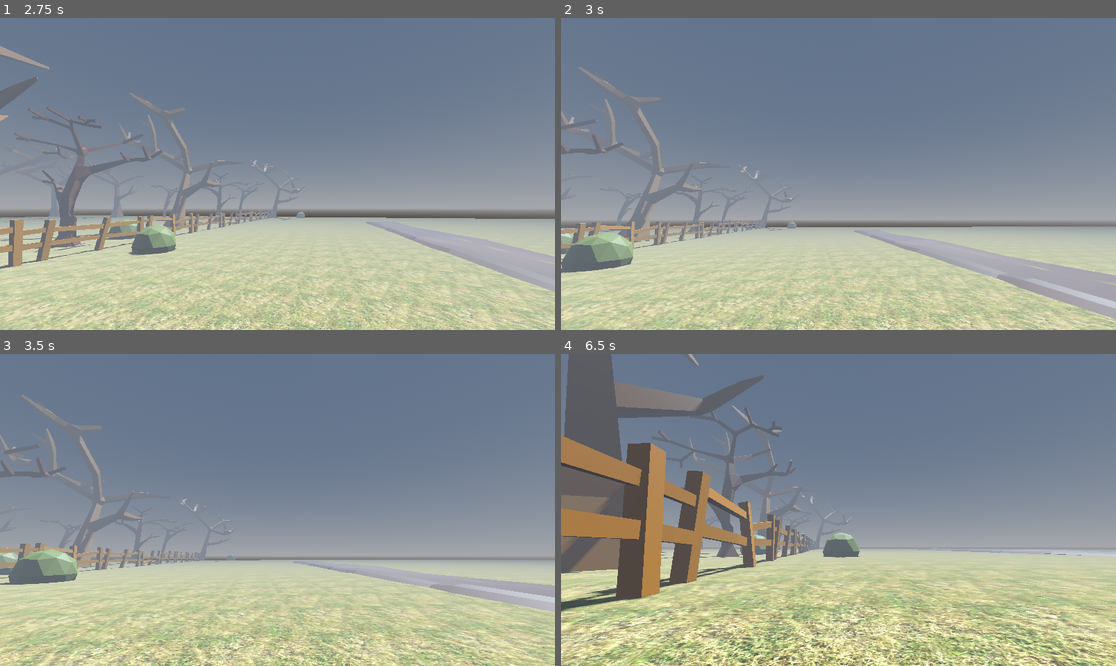
Above: before the commit, frames 1-4 (two rows, left to right).
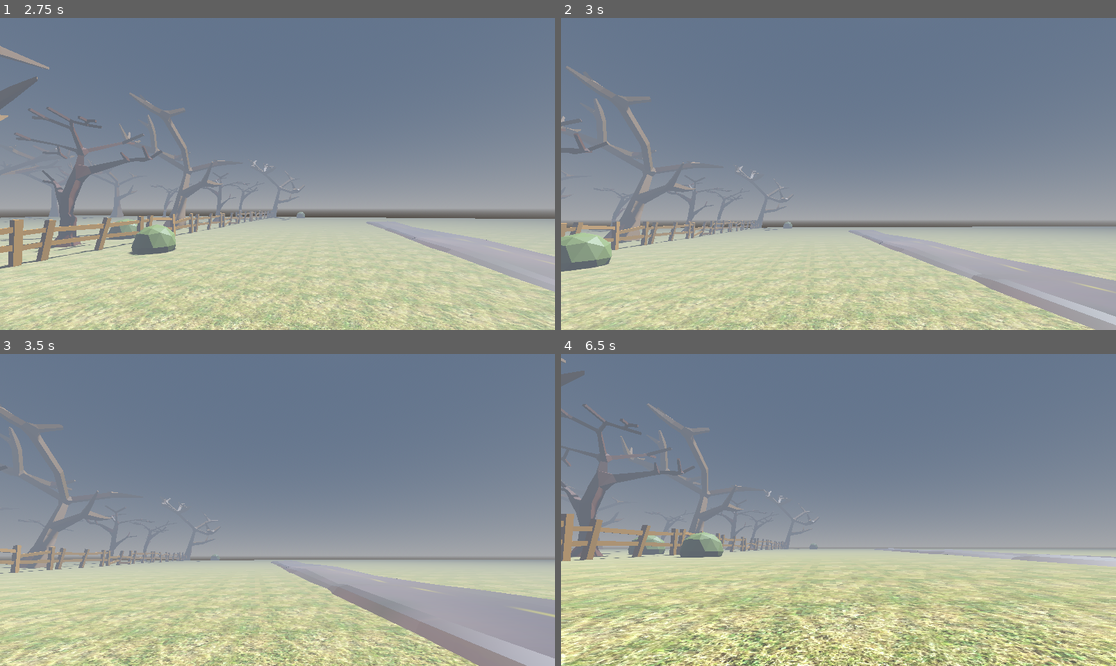
Above: after the commit, the same moments.

Repository: thedevbones/project-hillbilly
Game: Godot game, scene res://main_menu.tscn
The game is run twice, just before and just after one commit, with the same random seed, the same clock (stepped at 60 frames per second) and the same inputs.
Inputs (mouse positions are in pixels of both pictures, inside the frame that each line leads up to):
- Up to frame 1 (2.75 s): click "Start Game" at 0.5 s; move the mouse to (305, 174) at 1.27 s; hold D (walk_right) 1.28-2.03 s; hold Ctrl (crouch) 1.28-2.03 s; tap Space (jump) at 1.52, 2.27 s; move the mouse to (249, 174) at 2.02 s; hold S (walk_back) from 2.03 s (still down); tap Shift (sprint) at 2.1 s
- Up to frame 2 (3 s): move the mouse to (849, 167) at 2.77 s; release S (walk_back) at 2.78 s; hold D (walk_right) from 2.78 s (still down); tap W (walk_foward) at 2.85 s
- Up to frame 3 (3.5 s): keep holding D (walk_right)
- Up to frame 4 (6.5 s): move the mouse to (832, 516) at 3.52 s; tap Ctrl (crouch) at 3.6 s; tap Space (jump) at 3.77, 4.52, 5.27 s; move the mouse to (877, 513) at 4.27 s; release D (walk_right) at 4.28 s; hold Shift (sprint) 4.28-5.03 s; hold A (walk_left) 4.28-5.78 s; move the mouse to (794, 506) at 5.02 s; tap W (walk_foward) at 5.1 s; move the mouse to (844, 510) at 5.77 s; hold S (walk_back) from 5.78 s (still down); hold Ctrl (crouch) from 5.78 s (still down)

Frame 1 is identical in both runs. In frame 2, 11% of the frame differs, in the area x 0-100%, y 15-100%; in frame 3, 20%; in frame 4, 35%, in the area x 0-100%, y 0-100%.

Commit message:
Updated code to allow for object collision

Diff:
--- a/Player.gd
+++ b/Player.gd
@@ -18,6 +18,8 @@
 var can_sprint = true
 var falling = false
 
+# Collision variables
+var push_force = 10.0
 
 func _ready():
 	# Capture the mouse
@@ -104,6 +106,13 @@
 	# print("sprinting: " + str(is_sprinting) + " crouching: " + str(is_crouching) + " can sprint: " + str(can_sprint) + " stamina: " + str(stamina) + " speed: " + str(speed))
 	move_and_slide()
 
+	# getting slide collision
+	for i in get_slide_collision_count():
+		var c_object = get_slide_collision(i)
+		if c_object.get_collider() is RigidBody3D:
+			c_object.get_collider().apply_central_impulse(-c_object.get_normal() * push_force)
+
+
 
 func _on_step_timer_timeout():
 	if get_velocity().length() > 0 and is_on_floor():
